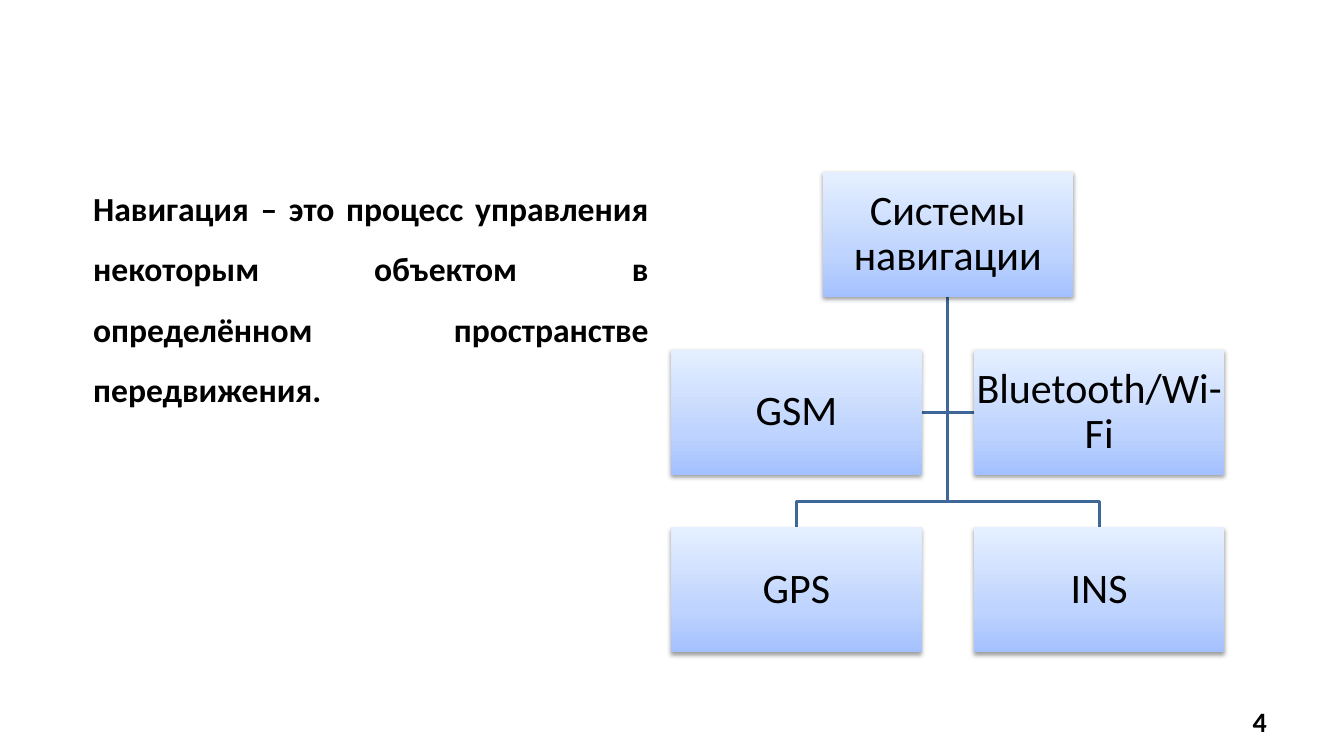
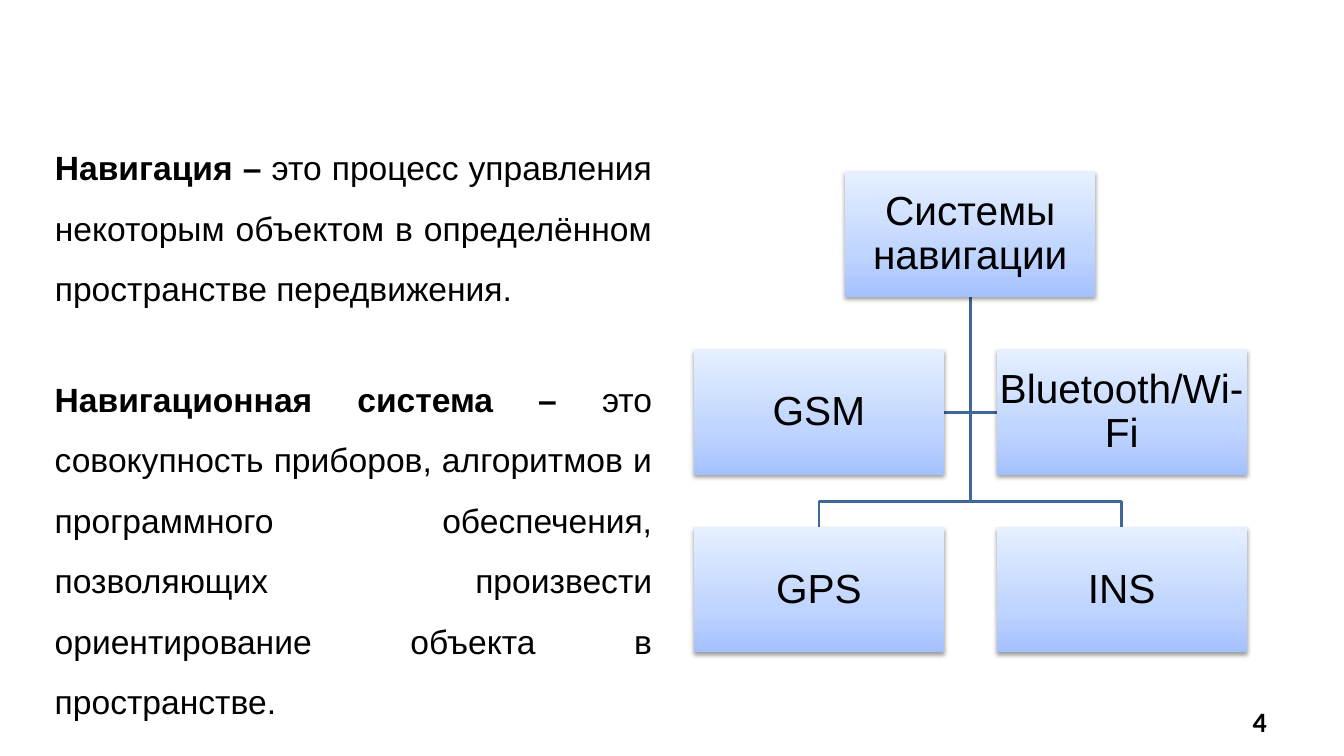
Before and after one commit to SonicRun/DiplomMaga, a slide deck: slide 4 of Mavlyutov_V_D_prezentatsia.pptx. Drawn at 1344x756 pixels with LibreOffice and Linux fonts; fonts in the diff are those of the drawing; background and template pictures are left out. Boxes give left, top, right and bottom in pixels: in the first picture for what was removed or moved away, otherwise in the second. Text is boxed around its words. In the diff, an @@ line names an element or a change of style, - is before the commit and + after.

```diff
--- a/Mavlyutov_V_D_prezentatsia.pptx
+++ b/Mavlyutov_V_D_prezentatsia.pptx
@@ text "Навигация – это процесс управления ...": place and size @@
-text "Навигация – это процесс управления ..." at bbox=[93, 199, 649, 348]
+text "Навигация – это процесс управления ..." at bbox=[55, 157, 652, 308]
@@ text "Навигация – это процесс управления ..." at bbox=[55, 157, 652, 308]: font Calibri to Arial; bold off in "это процесс управления некоторым объектом в определённом ..." @@
@@ 1 text, 1 freeform shape, 1 rectangle: place and size @@
-1 text, 1 freeform shape, 1 rectangle at bbox=[797, 172, 1073, 527]
+1 text, 1 freeform shape, 1 rectangle at bbox=[819, 172, 1095, 527]
@@ freeform shape: place and size @@
-freeform shape at bbox=[948, 297, 974, 412]
+freeform shape at bbox=[944, 297, 970, 412]
@@ freeform shape: place and size @@
-freeform shape at bbox=[922, 297, 948, 412]
+freeform shape at bbox=[971, 297, 997, 412]
@@ size 30 to 29 pt, font Calibri to Arial in 5 elements at bbox=[873, 196, 1067, 277], bbox=[776, 574, 862, 604], bbox=[773, 396, 865, 426], bbox=[1088, 574, 1156, 604], bbox=[1000, 373, 1244, 447] @@
@@ 4 texts, 4 rectangles, 1 freeform shape: place and size @@
-4 texts, 4 rectangles, 1 freeform shape at bbox=[671, 297, 1224, 652]
+4 texts, 4 rectangles, 1 freeform shape at bbox=[694, 297, 1247, 652]
@@ text added at bbox=[55, 389, 652, 661], 24 pt, text #000000 @@
+Навигационная система – это совокупность приборов, алгоритмов и программного обеспечения, позволяющих произвести ориентирование объекта в пространстве.
```
Also in this commit, not shown: 8 other slides changed, 2 slides added, 1 other file.
